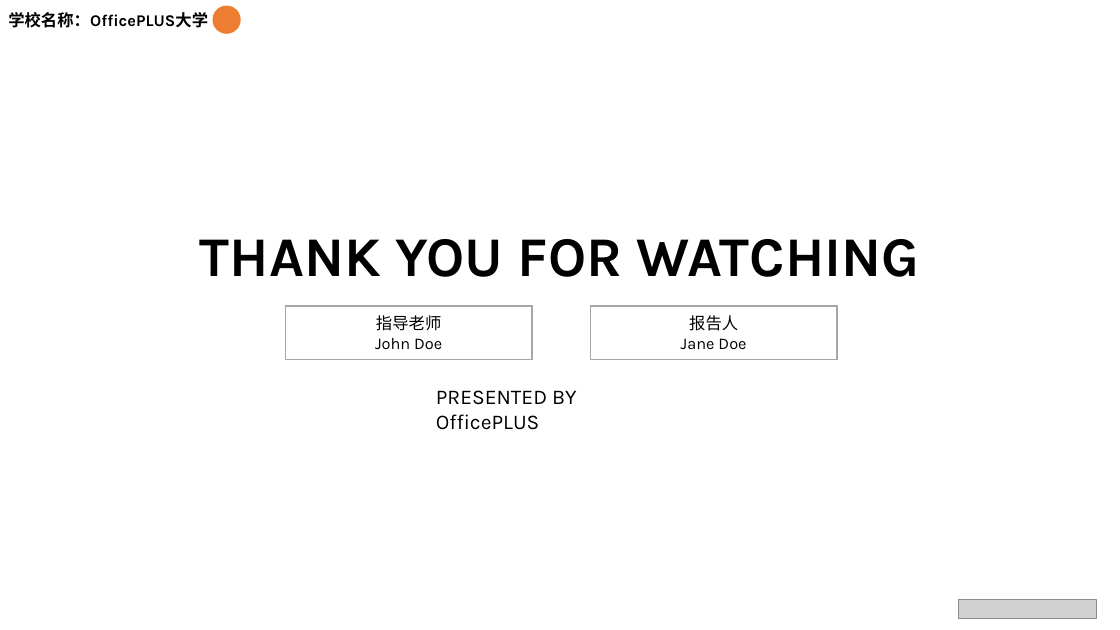
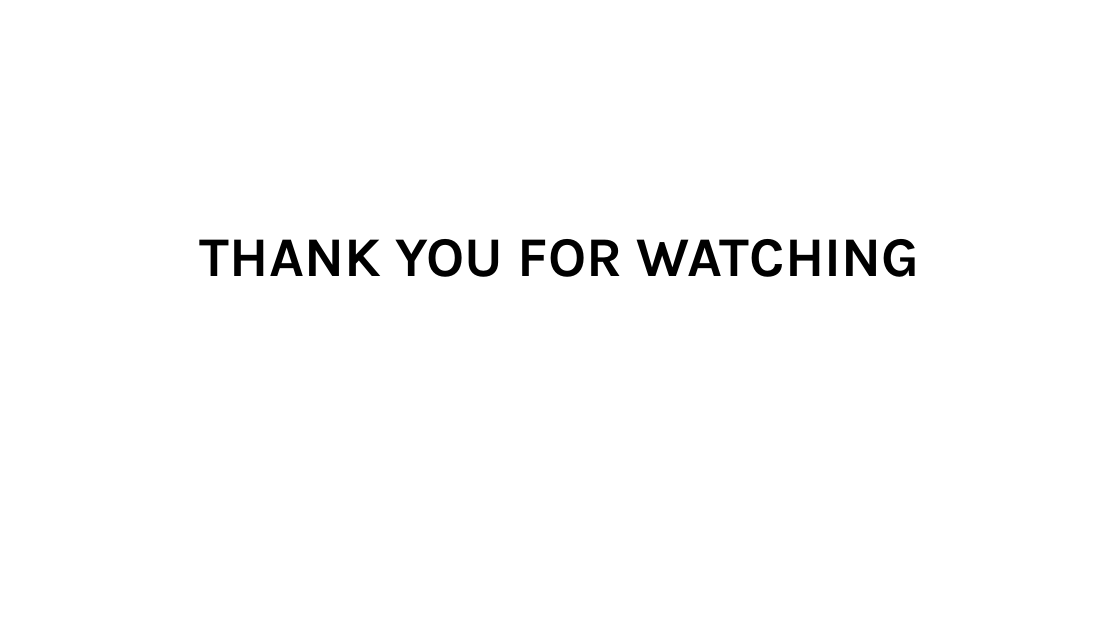
Before and after one commit to sunfiyes/File, a slide deck: slide 34 of 开题/开题答辩.pptx (slide 23 before the commit). Drawn at 1120x630 pixels with LibreOffice and Linux fonts; fonts in the diff are those of the drawing; grey boxes stand for pictures; background and template pictures are left out. Boxes give left, top, right and bottom in pixels: in the first picture for what was removed or moved away, otherwise in the second. Text is boxed around its words. In the diff, an @@ line names an element or a change of style, - is before the commit and + after.

```diff
--- a/开题/开题答辩.pptx
+++ b/开题/开题答辩.pptx
@@ text removed at [8, 12, 208, 28] @@
-学校名称：OfficePLUS大学
@@ ellipse removed at [213, 6, 241, 34] @@
@@ rectangle removed at [286, 306, 533, 360] @@
-指导老师
-John Doe
@@ rectangle removed at [591, 306, 838, 360] @@
-报告人
-Jane Doe
@@ text removed at [436, 390, 577, 430] @@
-PRESENTED BY OfficePLUS
@@ picture removed at [959, 600, 1096, 618] @@
```
Also in this commit, not shown: 7 other slides changed, 22 slides added, 14 slides removed, 1 other file.
